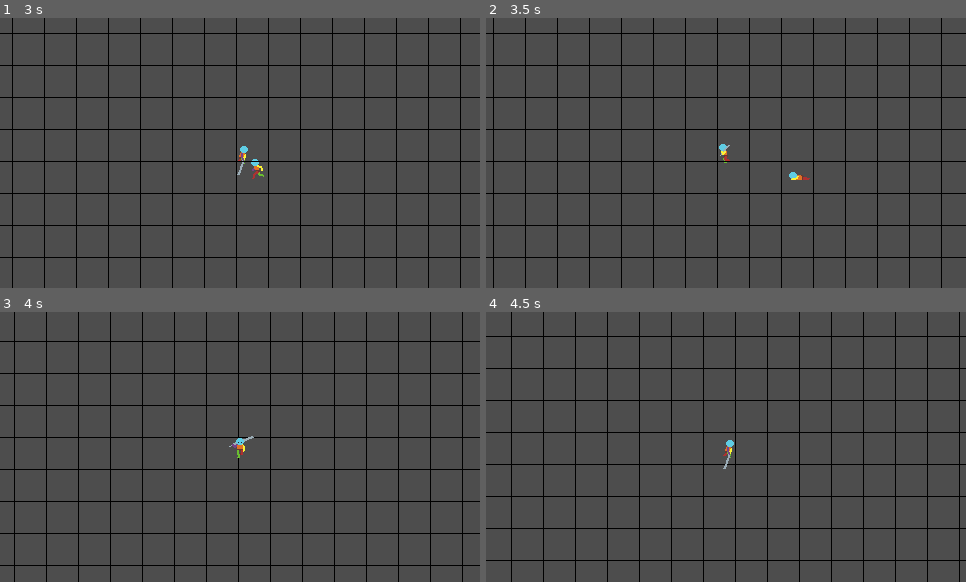
Above: before the commit, frames 1-4 (two rows, left to right).
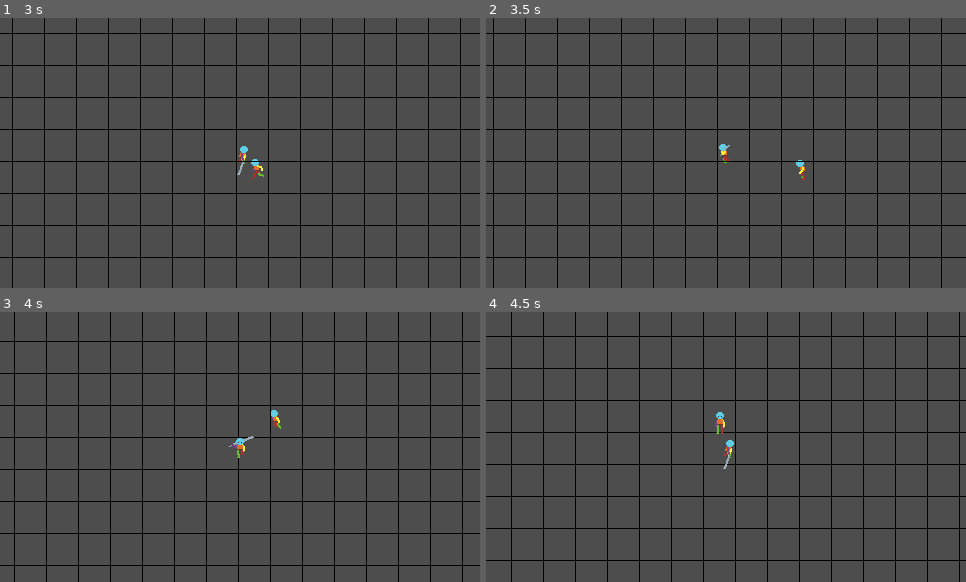
Above: after the commit, the same moments.

Repository: snowfrogdev/game-off-2024
Game: Godot game, scene res://main.tscn
The game is run twice, just before and just after one commit, with the same random seed, the same clock (stepped at 60 frames per second) and the same inputs.
Inputs (mouse positions are in pixels of both pictures, inside the frame that each line leads up to):
- Up to frame 1 (3 s): move the mouse to (216, 207) at 0.52 s; hold W (Move Up) 0.53-2.03 s; click (216, 207) at 0.6 s; move the mouse to (384, 193) at 1.27 s; click (384, 193) at 1.35 s; move the mouse to (96, 112) at 2.02 s; hold A (Move Left) from 2.03 s (still down); click (96, 112) at 2.1 s; move the mouse to (264, 153) at 2.77 s; click (264, 153) at 2.85 s
- Up to frame 2 (3.5 s): keep holding A (Move Left)
- Up to frame 3 (4 s): move the mouse to (168, 379) at 3.52 s; release A (Move Left) at 3.53 s; hold S (Move Down) from 3.53 s (still down); click (168, 379) at 3.6 s
- Up to frame 4 (4.5 s): move the mouse to (831, 433) at 4.27 s; release S (Move Down) at 4.28 s; hold D (Move Right) from 4.28 s (still down); click (831, 433) at 4.35 s

Frame 1 is identical in both runs. In frame 2, 0.1% of the frame differs, in the area x 63-68%, y 52-60%; in frame 3, less than 0.1%; in frame 4, 0.1%.

Commit message:
Add health management and damage handling for enemy character; implement take damage and death animations

Diff:
--- a/enemy.gd
+++ b/enemy.gd
@@ -2,24 +2,27 @@
 
 @export var SPEED = 6000.0
 @export var player: Node2D
-@export var chase_radius = 250.0 # Add chase radius
-@export var attack_radius = 25.0 # Add attack radius
+@export var chase_radius = 250.0
+@export var attack_radius = 25.0
+@export var max_health = 100 # Add max health
 
 signal enemy_destroyed
 
-var last_direction = Vector2.DOWN # Track the last direction
-var is_dead = false # Track if the enemy is dead
+var last_direction = Vector2.DOWN
+var is_dead = false
+var is_taking_damage = false # Flag to indicate taking damage
+var current_health = max_health # Initialize current health
 
 func _process(delta: float) -> void:
-    if is_dead:
-        return # Do nothing if the enemy is dead
+    if is_dead or is_taking_damage:
+        return
     if player and is_player_within_radius():
         if is_player_within_attack_radius():
             perform_attack()
         else:
             move_towards_player(delta)
     else:
-        velocity = Vector2.ZERO # Reset velocity when not chasing player
+        velocity = Vector2.ZERO
     play_animation()
 
 func is_player_within_radius() -> bool:
@@ -36,12 +39,12 @@
         last_direction = direction
 
 func perform_attack() -> void:
-    velocity = Vector2.ZERO # Stop moving when attacking
+    velocity = Vector2.ZERO
     play_attack_animation()
 
 func play_animation() -> void:
-    if is_dead:
-        return # Do not play any other animations if the enemy is dead
+    if is_dead or is_taking_damage:
+        return
     if velocity.length() > 0:
         if abs(velocity.x) > abs(velocity.y):
             if velocity.x > 0:
@@ -66,8 +69,8 @@
                 $AnimatedSprite2D.play("idle-up")
 
 func play_attack_animation() -> void:
-    if is_dead:
-        return # Do not play attack animation if the enemy is dead
+    if is_dead or is_taking_damage:
+        return
     if abs(last_direction.x) > abs(last_direction.y):
         if last_direction.x > 0:
             $AnimatedSprite2D.play("attack-right")
@@ -81,8 +84,34 @@
 
 func _on_hitbox_area_entered(area: Area2D) -> void:
     if area.is_in_group("Sword"):
-        is_dead = true # Set the enemy as dead
+        take_damage(25) # Adjust damage value as needed
+
+func take_damage(amount: int) -> void:
+    if is_dead:
+        return
+    current_health -= amount
+    if current_health <= 0:
+        is_dead = true
         play_death_animation()
+    else:
+        is_taking_damage = true
+        play_take_damage_animation() # Ensure this is called
+        $AnimatedSprite2D.stop() # Stop the current animation
+        $AnimatedSprite2D.play($AnimatedSprite2D.animation) # Restart the take-damage animation
+
+func play_take_damage_animation() -> void:
+    if is_dead:
+        return
+    if abs(last_direction.x) > abs(last_direction.y):
+        if last_direction.x > 0:
+            $AnimatedSprite2D.play("take-damage-right")
+        else:
+            $AnimatedSprite2D.play("take-damage-left")
+    else:
+        if last_direction.y > 0:
+            $AnimatedSprite2D.play("take-damage-down")
+        else:
+            $AnimatedSprite2D.play("take-damage-up")
 
 func play_death_animation() -> void:
     if abs(last_direction.x) > abs(last_direction.y):
@@ -100,3 +129,5 @@
     if $AnimatedSprite2D.animation.begins_with("death-"):
         enemy_destroyed.emit()
         queue_free()
+    elif $AnimatedSprite2D.animation.begins_with("take-damage-"):
+        is_taking_damage = false # Reset the flag when take-damage animation finishes
--- a/enemy.tscn
+++ b/enemy.tscn
@@ -973,7 +973,9 @@
 
 [node name="AnimatedSprite2D" type="AnimatedSprite2D" parent="."]
 sprite_frames = SubResource("SpriteFrames_ch2wp")
-animation = &"idle-down"
+animation = &"take-damage-left"
+frame = 5
+frame_progress = 1.0
 
 [node name="CollisionShape2D" type="CollisionShape2D" parent="."]
 position = Vector2(0, 8.25)
